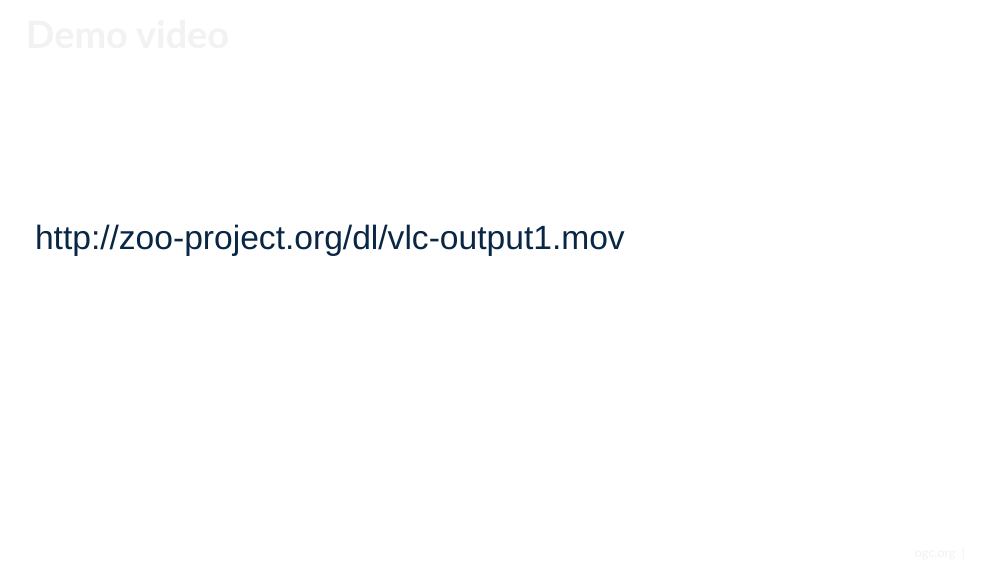
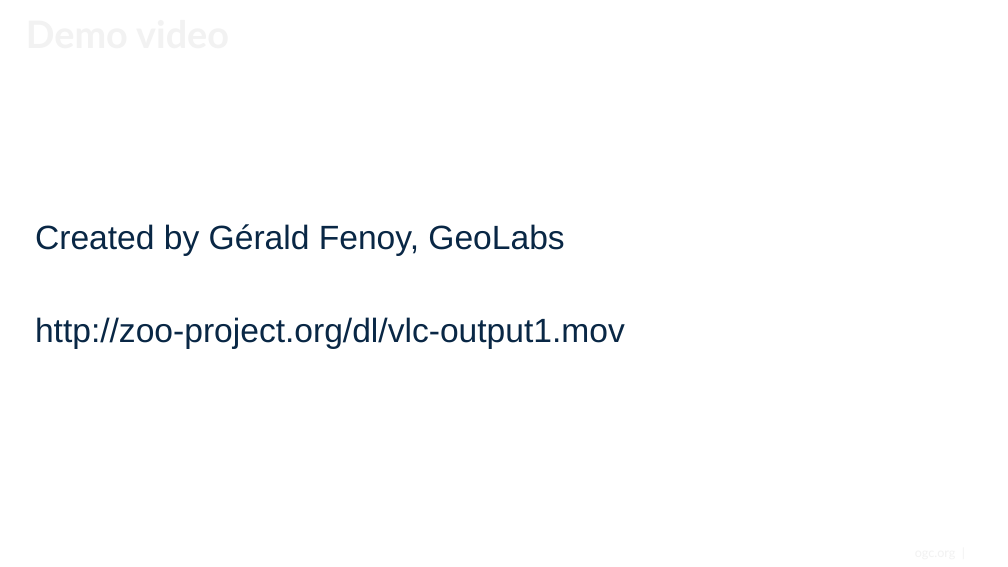
Before and after one commit to metanorma/developer-track, a slide deck: slide 5 of Presentations/20210616_Event/2021_June_Virtual_Developer_Track_An Update on the OGC API Processes.pptx. Drawn at 1008x567 pixels with LibreOffice and Linux fonts; fonts in the diff are those of the drawing; background and template pictures are left out. Boxes give left, top, right and bottom in pixels: in the first picture for what was removed or moved away, otherwise in the second. Text is boxed around its words. In the diff, an @@ line names an element or a change of style, - is before the commit and + after.

Commit message:
Update presentation

```diff
--- a/Presentations/20210616_Event/2021_June_Virtual_Developer_Track_An Update on the OGC API Processes.pptx
+++ b/Presentations/20210616_Event/2021_June_Virtual_Developer_Track_An Update on the OGC API Processes.pptx
@@ text at (35, 224, 564, 256): paragraph added @@
+Created by Gérald Fenoy, GeoLabs
```
Also in this commit, not shown: 1 slide added.
